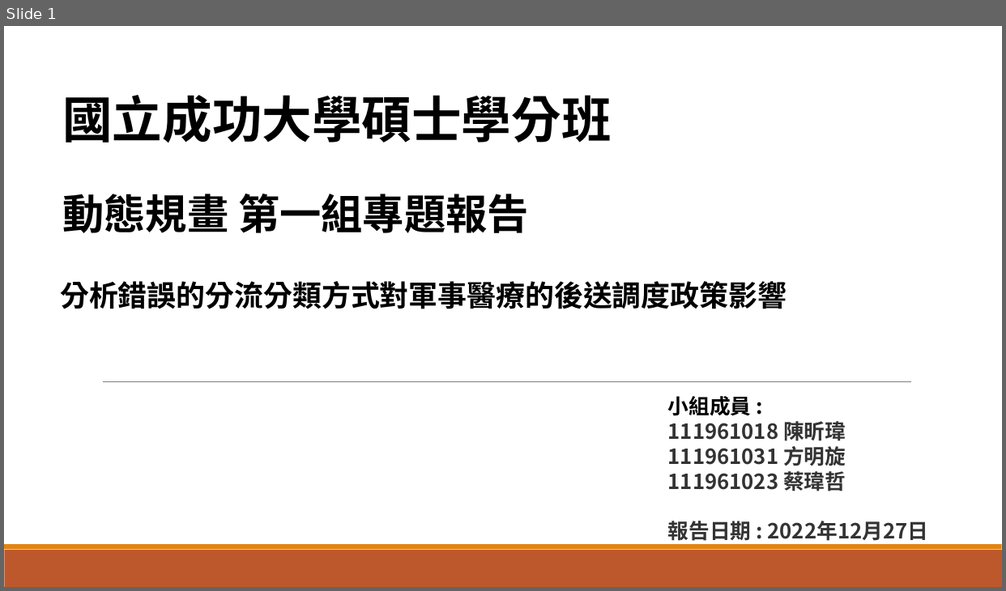
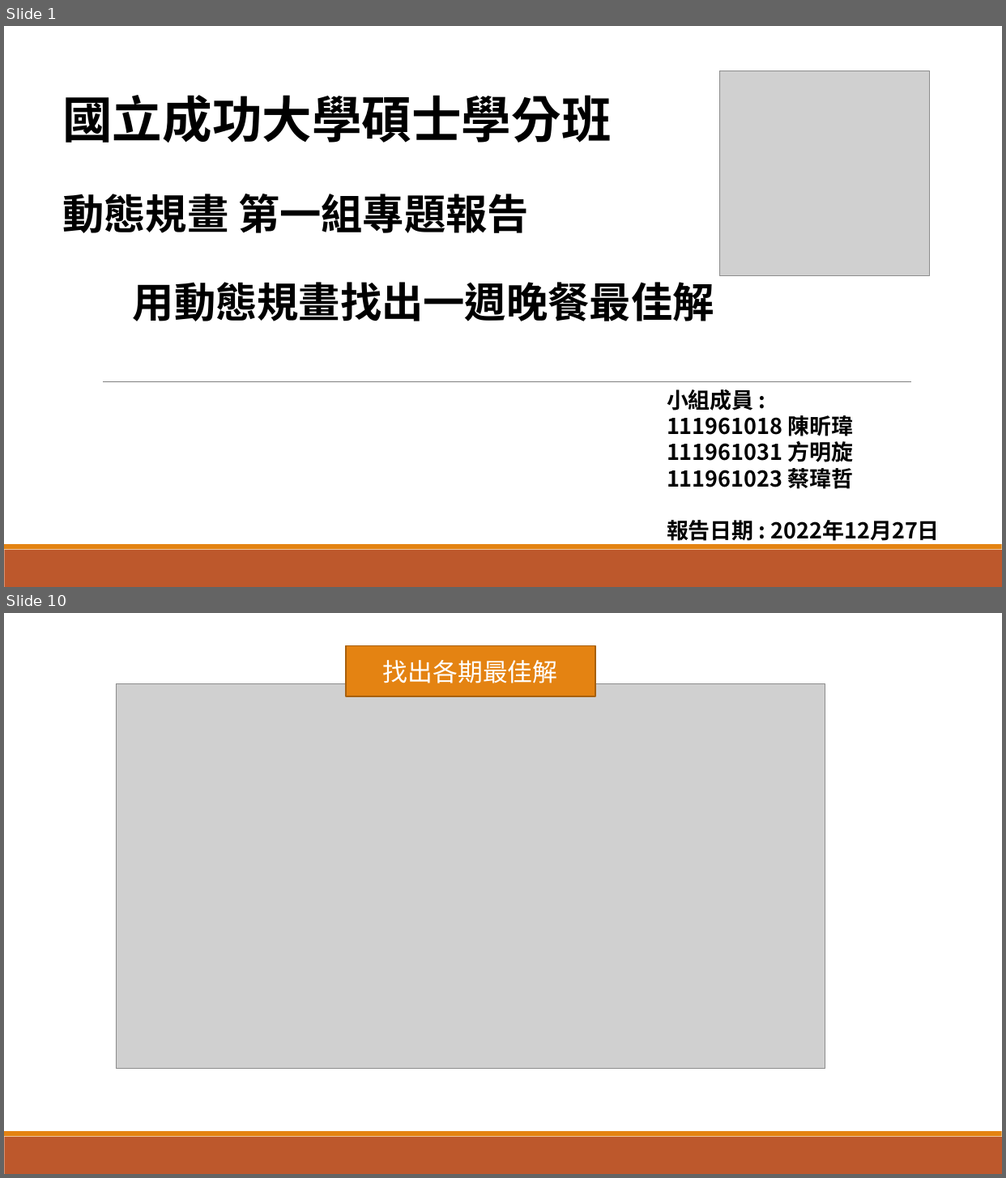
Before and after one commit to BangkokPicasso/Dynamic_Programming, a slide deck: Dynamic_Programming.pptx. Shown one above the other, each under a label of ours: slide 1 before the commit, slides 1 and 10 after it; the slides between them are not shown. The pictures are 1006x591 and 1006x1178 pixels, drawn with LibreOffice and Linux fonts; fonts in the diff are those of the drawing; grey boxes stand for pictures. Boxes give left, top, right and bottom in pixels: in the first picture for what was removed or moved away, otherwise in the second. Text is boxed around its words. In the diff, an @@ line names an element or a change of style, - is before the commit and + after.

```diff
--- a/Dynamic_Programming.pptx
+++ b/Dynamic_Programming.pptx
@@ slide 10 added at [4, 613, 1002, 1174], background #FFFFFF; not listed: 2 template elements that a slide beside it also shows @@
@@ rectangle added at [345, 646, 594, 697], fill #E48312, outline #A9610D 1.25 pt, 24 pt, text #FFFFFF @@
+找出各期最佳解
@@ picture added at [117, 684, 825, 1069] @@
@@ slide 1 changed as well @@
@@ picture added at [720, 71, 929, 276] @@
@@ text at [133, 282, 714, 322]: text changed; size 28 to 40 pt @@
-分析錯誤的分流分類方式對軍事醫療的後送調度政策影響
+用動態規畫找出一週晚餐最佳解
@@ text "小組成員 :": place and size @@
-text "小組成員 :" at [668, 396, 929, 541]
+text "小組成員 :" at [667, 390, 940, 545]
@@ text "小組成員 :" at [667, 390, 940, 545]: size 20 to 21 pt, text colour #333333 to #000000 @@
```
Also in this commit, not shown: 11 other slides added, 1 slide removed.
